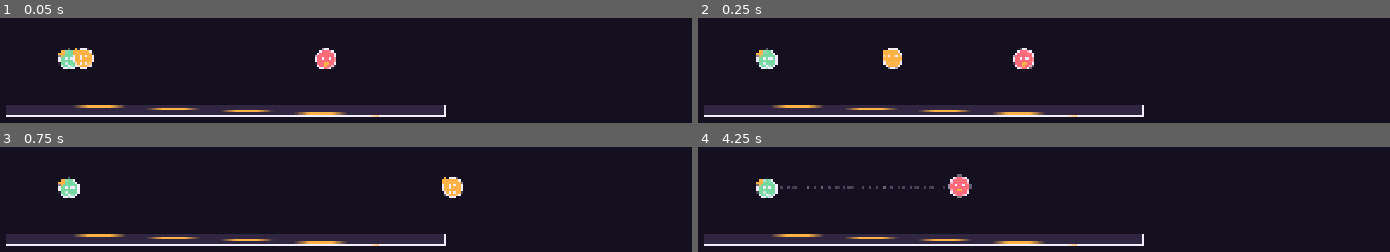
Above: before the commit, frames 1-4 (two rows, left to right).
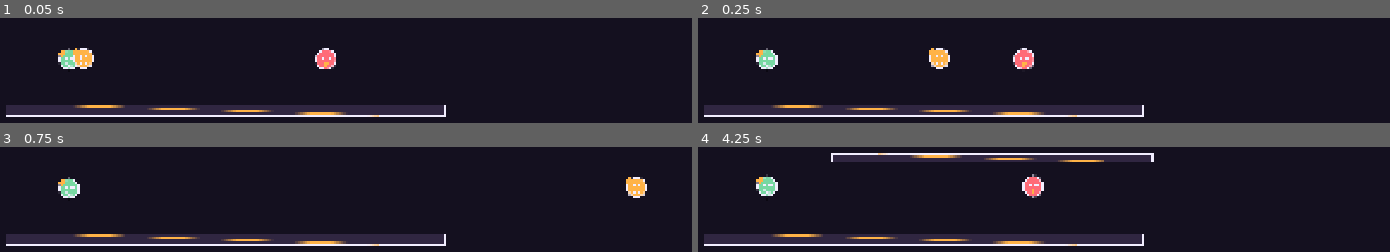
Above: after the commit, the same moments.

Repository: ramlakhanmadheshiya/single-shot
Game: Godot game, scene res://tests/gameplay_flow.tscn
Same seed, same stepped clock (60 frames per second), same inputs: the game is played once before the commit and once after it. This scene is started directly instead of the project's main scene.
Inputs (mouse positions are in pixels of both pictures, inside the frame that each line leads up to):
- Up to frame 1 (0.05 s): no input
- Up to frame 2 (0.25 s): no input
- Up to frame 3 (0.75 s): tap Enter at 0.5 s; drag from (228, 154) to (477, 176) at 0.52 s
- Up to frame 4 (4.25 s): drag from (outside the picture) to (1030, 187) at 1.27 s; move the mouse to (1175, 176) at 2.02 s; hold Right 2.03-2.75 s; tap Space (fire) at 2.1, 3.6 s; click (1175, 176) at 2.17 s; drag from (outside the picture) to (857, 207) at 2.77 s; move the mouse to (outside the picture) at 3.52 s; hold Left from 3.53 s (still down); click (outside the picture) at 3.67 s

Frame 1 is identical in both runs. In frame 2, 1.0% of the frame differs, in the area x 26-37%, y 28-49%; in frame 3, 1.0%; in frame 4, 5.7%, in the area x 8-66%, y 5-49%.

Commit message:
Keep shot speed constant from shared settings

Diff:
--- /dev/null
+++ b/game/config/shot_settings.cfg
@@ -0,0 +1,6 @@
+; Shot flight settings. Drag input chooses aim direction only.
+[shot]
+; Shot speed in pixels per second.
+shot_speed=1900.0
+; Remove each shot after this many seconds.
+shot_lifetime_seconds=8.0
--- a/game/core/level_runtime.gd
+++ b/game/core/level_runtime.gd
@@ -8,7 +8,9 @@
 
 const SpriteScript = preload("res://game/core/generated_sprite.gd")
 const TUNING: PhysicsTuning = preload("res://game/core/physics_tuning.tres")
+const SHOT_SETTINGS_PATH: String = "res://game/config/shot_settings.cfg"
 var tuning: PhysicsTuning = TUNING.duplicate(true)
+var shot_settings: ConfigFile = ConfigFile.new()
 var level: Dictionary = {}
 var palette: Dictionary = {}
 var world: Node2D
@@ -37,6 +39,9 @@
 var _gamepad_fired: bool = false
 
 func _ready() -> void:
+	var settings_error: Error = shot_settings.load(SHOT_SETTINGS_PATH)
+	if settings_error != OK:
+		push_error("Could not load shot settings: " + SHOT_SETTINGS_PATH)
 	mouse_filter = Control.MOUSE_FILTER_STOP
 	world = Node2D.new()
 	world.name = "PhysicsWorld"
@@ -289,8 +294,6 @@
 
 func _update_drag(pointer: Vector2) -> void:
 	var pull: Vector2 = hazel.position - pointer
-	if pull.length() > tuning.max_drag_power:
-		pull = pull.normalized() * tuning.max_drag_power
 	aim_vector = pull.normalized() if pull.length() > 10.0 else Vector2.ZERO
 	if hazel_sprite != null: hazel_sprite.pose = "aim" if aim_vector != Vector2.ZERO else "idle"
 	if hazel_sprite != null: hazel_sprite.queue_redraw()
@@ -298,13 +301,12 @@
 
 func _release_aim(pointer: Vector2) -> void:
 	_update_drag(pointer)
-	var power: float = hazel.position.distance_to(pointer)
 	pointer_active = false
-	if power <= tuning.minimum_drag_pixels:
+	if hazel.position.distance_to(pointer) <= tuning.minimum_drag_pixels:
 		aim_vector = Vector2.ZERO
 		queue_redraw()
 		return
-	fire(aim_vector, power)
+	fire(aim_vector)
 
 func tutorial_drag_is_real(start: Vector2, end: Vector2) -> bool:
 	if hazel == null or start.distance_to(end) < 24:
@@ -315,7 +317,7 @@
 func gameplay_screen_origin() -> Vector2:
 	return get_global_transform_with_canvas() * hazel.position
 
-func fire(direction: Vector2, power: float = -1.0) -> void:
+func fire(direction: Vector2, _ignored_power: float = -1.0) -> void:
 	if state != "aiming" or direction.length_squared() < 0.002 or shots_used >= shot_limit:
 		return
 	_save_snapshot()
@@ -334,11 +336,11 @@
 	body.collision_mask = 1
 	body.contact_monitor = true
 	body.max_contacts_reported = tuning.shot_max_contacts
-	body.gravity_scale = tuning.shot_gravity_scale * tuning.gravity / tuning.default_gravity
-	body.linear_damp = tuning.shot_linear_damp
-	body.angular_damp = tuning.shot_angular_damp
+	body.gravity_scale = 0.0
+	body.linear_damp = 0.0
+	body.angular_damp = 0.0
 	var material: PhysicsMaterial = PhysicsMaterial.new()
-	material.bounce = tuning.bounce
+	material.bounce = 1.0
 	material.friction = 0.0
 	body.physics_material_override = material
 	var shot_shape: CircleShape2D = CircleShape2D.new()
@@ -349,8 +351,7 @@
 	world.add_child(body)
 	body.position = hazel.position + direction.normalized() * tuning.shot_spawn_offset
 	_add_sprite(body, "hazel", Color(palette.get("accent", "#e38c55")), Color(palette.get("text", "#241d31")), Color(palette.get("moon", "#f4c95d")))
-	var strength: float = tuning.max_drag_power * 0.66 if power < 0 else clampf(power, tuning.minimum_drag_power, tuning.max_drag_power)
-	body.apply_central_impulse(direction.normalized() * tuning.shot_speed * strength / tuning.max_drag_power)
+	body.linear_velocity = direction.normalized() * _shot_speed()
 	body.body_entered.connect(_on_shot_body_entered.bind(body))
 	projectiles.append(body)
 	shot_age = 0.0
@@ -362,6 +363,7 @@
 func _on_shot_body_entered(other: Node, shot: RigidBody2D) -> void:
 	if not is_instance_valid(shot):
 		return
+	_keep_shot_speed(shot)
 	if other.is_in_group("ghoul"):
 		AudioManager.play_game("ghoul_hit")
 		if other in ghouls:
@@ -406,6 +408,8 @@
 	if state != "shot_flying" and state != "settling":
 		return
 	shot_age += delta
+	for projectile: RigidBody2D in projectiles:
+		if is_instance_valid(projectile): _keep_shot_speed(projectile)
 	if win_delay_age >= 0.0:
 		win_delay_age += delta
 		if win_delay_age >= 0.6:
@@ -414,13 +418,7 @@
 			projectiles.clear()
 			_finish_shot()
 			return
-	if shots_used >= shot_limit and not ghouls.is_empty() and shot_age >= tuning.last_shot_wait:
-		for projectile in projectiles:
-			if is_instance_valid(projectile): projectile.queue_free()
-		projectiles.clear()
-		_finish_shot()
-		return
-	if shot_age >= tuning.shot_lifetime:
+	if shot_age >= _shot_lifetime():
 		for projectile in projectiles:
 			if is_instance_valid(projectile): projectile.queue_free()
 		projectiles.clear()
@@ -434,15 +432,7 @@
 		for ghoul in ghouls.duplicate():
 			if is_instance_valid(ghoul) and projectile.position.distance_to(ghoul.position) <= tuning.ghoul_radius + tuning.shot_radius + tuning.ghoul_hit_padding:
 				_kill_ghoul(ghoul)
-		var slow_enough: bool = projectile.linear_velocity.length() < tuning.shot_stop_speed
-		var slow_time: float = float(projectile.get_meta("slow_time", 0.0))
-		slow_time = slow_time + delta if slow_enough else 0.0
-		projectile.set_meta("slow_time", slow_time)
-		if shot_age >= tuning.shot_lifetime or slow_time >= 1.0:
-			projectile.queue_free()
-			projectiles.erase(projectile)
-		else:
-			moving = true
+		moving = true
 	for crate in crates:
 		if is_instance_valid(crate) and crate.linear_velocity.length() > tuning.crate_stop_speed:
 			moving = true
@@ -450,10 +440,22 @@
 		state = "settling"
 		settle_age += delta
 		state_changed.emit(state)
-		if settle_age >= tuning.settle_time or shot_age >= tuning.shot_lifetime and shots_used >= shot_limit:
+		if settle_age >= tuning.settle_time:
 			_finish_shot()
-	elif shot_age >= tuning.shot_lifetime:
-		_finish_shot()
+
+func _shot_speed() -> float:
+	return float(shot_settings.get_value("shot", "shot_speed"))
+
+func _shot_lifetime() -> float:
+	return float(shot_settings.get_value("shot", "shot_lifetime_seconds"))
+
+func _keep_shot_speed(shot: RigidBody2D) -> void:
+	var direction: Vector2 = shot.linear_velocity.normalized()
+	if direction.length_squared() > 0.0:
+		shot.set_meta("flight_direction", direction)
+	else:
+		direction = shot.get_meta("flight_direction", Vector2.RIGHT)
+	shot.linear_velocity = direction * _shot_speed()
 
 func _finish_shot() -> void:
 	if state == "win" or state == "try_again":
--- a/game/core/physics_tuning.gd
+++ b/game/core/physics_tuning.gd
@@ -3,30 +3,18 @@
 
 @export var gravity: float = 980.0
 @export var default_gravity: float = 980.0
-@export var shot_speed: float = 820.0
-@export_range(0.0, 1.0) var bounce: float = 0.78
-@export_range(0.0, 2.0) var shot_gravity_scale: float = 0.0
-@export var shot_lifetime: float = 6.0
-@export var max_drag_power: float = 460.0
 @export var shot_radius: float = 11.0
 @export var ghoul_radius: float = 23.0
 @export var crate_edge: float = 44.0
-@export var shot_linear_damp: float = 0.12
-@export var shot_angular_damp: float = 1.0
-@export var shot_stop_speed: float = 42.0
 @export var crate_stop_speed: float = 18.0
 @export var settle_time: float = 0.45
-@export var last_shot_wait: float = 5.0
 @export var floor_height: float = 0.91
 @export var floor_width: float = 0.96
 @export var floor_thickness: float = 24.0
 @export var crate_mass: float = 1.0
 @export var shot_offscreen_margin: float = 70.0
-@export var minimum_drag_power: float = 80.0
 @export var minimum_drag_pixels: float = 10.0
 @export var shot_spawn_offset: float = 34.0
 @export var pointer_pick_radius: float = 75.0
 @export var shot_max_contacts: int = 8
-@export var shot_friction: float = 0.05
-@export var shot_min_motion_time: float = 0.65
 @export var ghoul_hit_padding: float = 3.0
--- a/game/core/physics_tuning.tres
+++ b/game/core/physics_tuning.tres
@@ -6,30 +6,18 @@
 script = ExtResource("1")
 gravity = 980.0
 default_gravity = 980.0
-shot_speed = 1900.0
-bounce = 0.78
-shot_gravity_scale = 0.0
-shot_lifetime = 8.0
-max_drag_power = 700.0
 shot_radius = 11.0
 ghoul_radius = 23.0
 crate_edge = 44.0
-shot_linear_damp = 0.12
-shot_angular_damp = 1.0
-shot_stop_speed = 8.0
 crate_stop_speed = 18.0
 settle_time = 0.45
-last_shot_wait = 5.0
 floor_height = 0.91
 floor_width = 0.96
 floor_thickness = 24.0
 crate_mass = 1.0
 shot_offscreen_margin = 70.0
-minimum_drag_power = 80.0
 minimum_drag_pixels = 10.0
 shot_spawn_offset = 34.0
 pointer_pick_radius = 75.0
 shot_max_contacts = 8
-shot_friction = 0.05
-shot_min_motion_time = 0.65
 ghoul_hit_padding = 3.0
--- a/game/ui/app.gd
+++ b/game/ui/app.gd
@@ -1529,8 +1529,6 @@
 		gameplay.tuning.gravity = game_tuning.gravity
 		for body in gameplay.crates:
 			if is_instance_valid(body): body.gravity_scale = game_tuning.gravity / game_tuning.default_gravity
-		for shot in gameplay.projectiles:
-			if is_instance_valid(shot): shot.gravity_scale = game_tuning.shot_gravity_scale * game_tuning.gravity / game_tuning.default_gravity
 
 func _toggle_physics_panel() -> void:
 	if physics_panel != null:
@@ -1552,11 +1550,6 @@
 	physics_panel.add_child(list)
 	_make_label(list, "physics_tuning", 24, "text")
 	_add_tuning_slider(list, "tune_gravity", "gravity", 0, 1600, 25)
-	_add_tuning_slider(list, "tune_shot_speed", "shot_speed", 150, 1400, 20)
-	_add_tuning_slider(list, "tune_bounce", "bounce", 0, 1, 0.02)
-	_add_tuning_slider(list, "tune_gravity_scale", "shot_gravity_scale", 0, 1, 0.02)
-	_add_tuning_slider(list, "tune_lifetime", "shot_lifetime", 1, 10, 0.25)
-	_add_tuning_slider(list, "tune_max_drag", "max_drag_power", 100, 800, 10)
 	var print_button: Button = _make_button(list, _t("print_values"), _print_physics_values, Vector2(240, 48), "secondary")
 	print_button.name = "PrintPhysicsValues"
 
@@ -1578,12 +1571,12 @@
 		game_tuning.set(property, next_value)
 		label.text = _t(title) + ": " + str(snappedf(next_value, step))
 		if gameplay != null: gameplay.tuning.set(property, next_value)
-		if property == "gravity" or property == "shot_gravity_scale": _set_physics_gravity()
+		if property == "gravity": _set_physics_gravity()
 	)
 	row.add_child(slider)
 
 func _print_physics_values() -> void:
-	print("Physics tuning: gravity=%.2f shot_speed=%.2f bounce=%.3f shot_gravity_scale=%.3f shot_lifetime=%.2f max_drag_power=%.2f" % [game_tuning.gravity, game_tuning.shot_speed, game_tuning.bounce, game_tuning.shot_gravity_scale, game_tuning.shot_lifetime, game_tuning.max_drag_power])
+	print("Physics tuning: gravity=%.2f" % game_tuning.gravity)
 
 func _on_theme_changed(_mode: int) -> void:
 	_refresh_palette()
--- a/tests/gameplay_flow.gd
+++ b/tests/gameplay_flow.gd
@@ -25,8 +25,7 @@
 		var data: Dictionary = level_value
 		runtime.configure(data, colors, tuning)
 		await get_tree().physics_frame
-		var solution: Array = data.get("solution", [1, 0, 0.72])
-		runtime.fire(runtime._solution_vector(), tuning.max_drag_power * float(solution[2]))
+		runtime.fire(runtime._solution_vector())
 		var elapsed: float = 0.0
 		while runtime.state != "win" and elapsed < 5.5:
 			await get_tree().physics_frame
